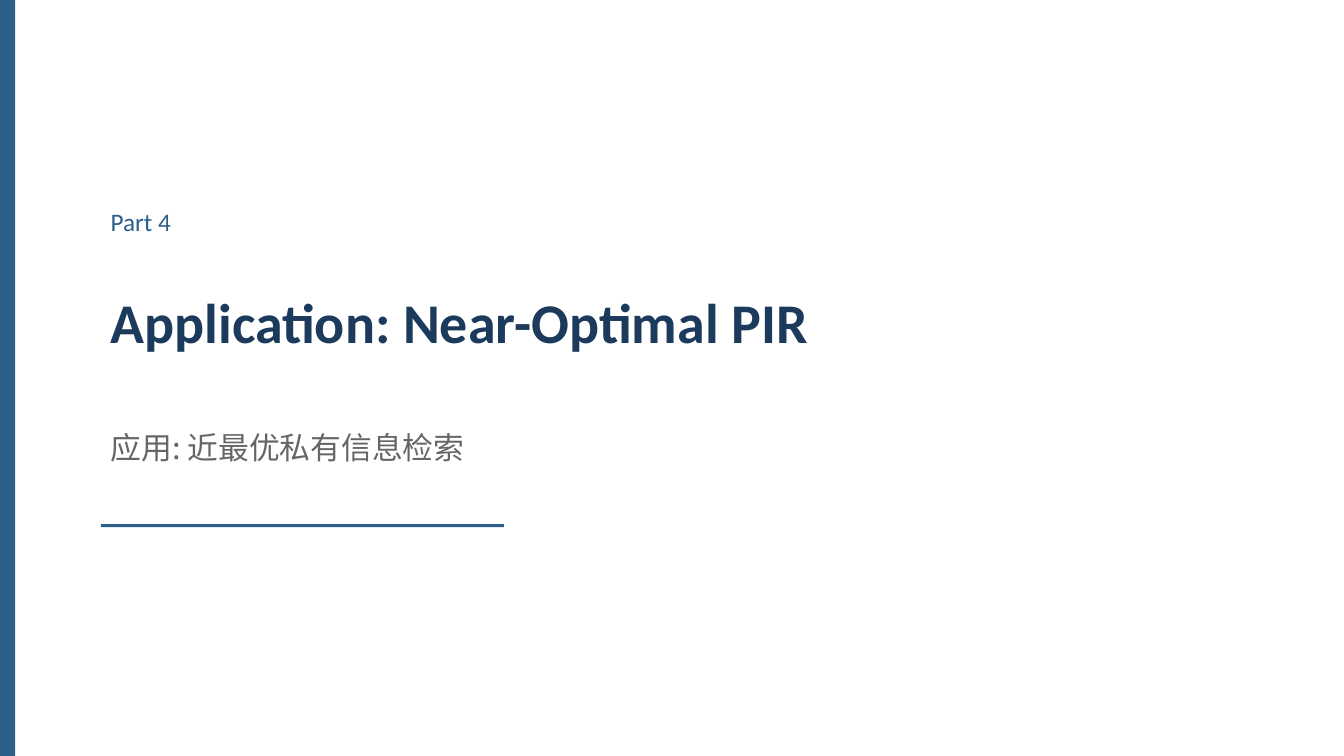
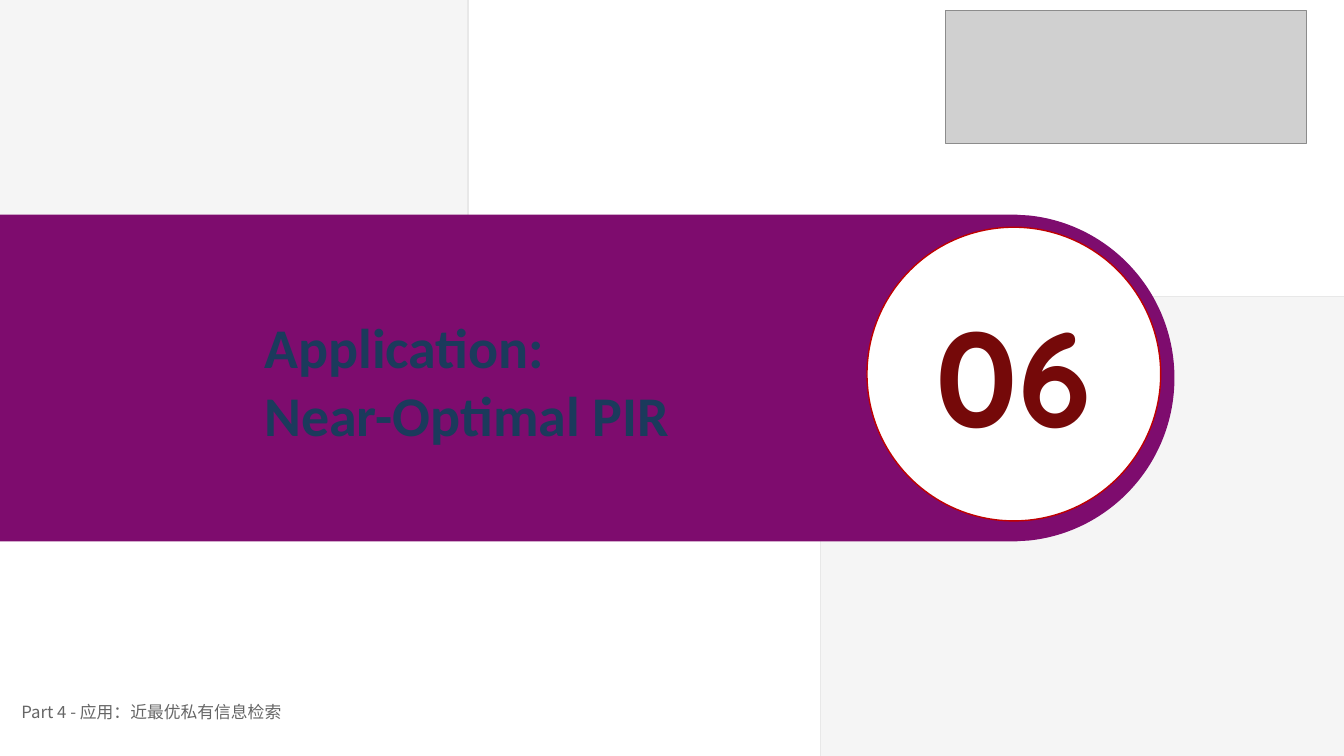
Before and after one commit to 22mouseok-crypto/obsidian-vault, a slide deck: slide 15 of 抗量子密码/论文汇报/FHE_from_LWE_汇报.pptx (slide 18 before the commit). Drawn at 1344x756 pixels with LibreOffice and Linux fonts; fonts in the diff are those of the drawing; grey boxes stand for pictures. Boxes give left, top, right and bottom in pixels: in the first picture for what was removed or moved away, otherwise in the second. Text is boxed around its words. In the diff, an @@ line names an element or a change of style, - is before the commit and + after.

```diff
--- a/抗量子密码/论文汇报/FHE_from_LWE_汇报.pptx
+++ b/抗量子密码/论文汇报/FHE_from_LWE_汇报.pptx
@@ rectangle removed at (0,0,15,756) @@
@@ picture added at (0,0,468,488) @@
@@ rectangle added at (0,0,1344,756), fill #FFFFFF at 80% opacity @@
@@ picture added at (946,11,1307,143) @@
@@ freeform shape added at (0,216,1174,541), fill #7E0C6E, outline #7E0C6E 1 pt @@
@@ text removed at (111,215,171,231) @@
-Part 4
@@ ellipse added at (867,227,1160,520), fill #FFFFFF, outline #C00000 1 pt @@
@@ picture added at (821,296,1344,756) @@
@@ text removed at (111,303,807,352) @@
-Application: Near-Optimal PIR
@@ text added at (936,331,1092,429), 96 pt, text #750909, bold @@
+06
@@ rectangle removed at (101,524,504,527) @@
@@ text at (21,704,281,720): text changed; size 22 to 12 pt @@
-应用: 近最优私有信息检索
+Part 4 - 应用：近最优私有信息检索
```
Also in this commit, not shown: 5 other slides changed, 11 slides added, 15 slides removed, 1 other file.
